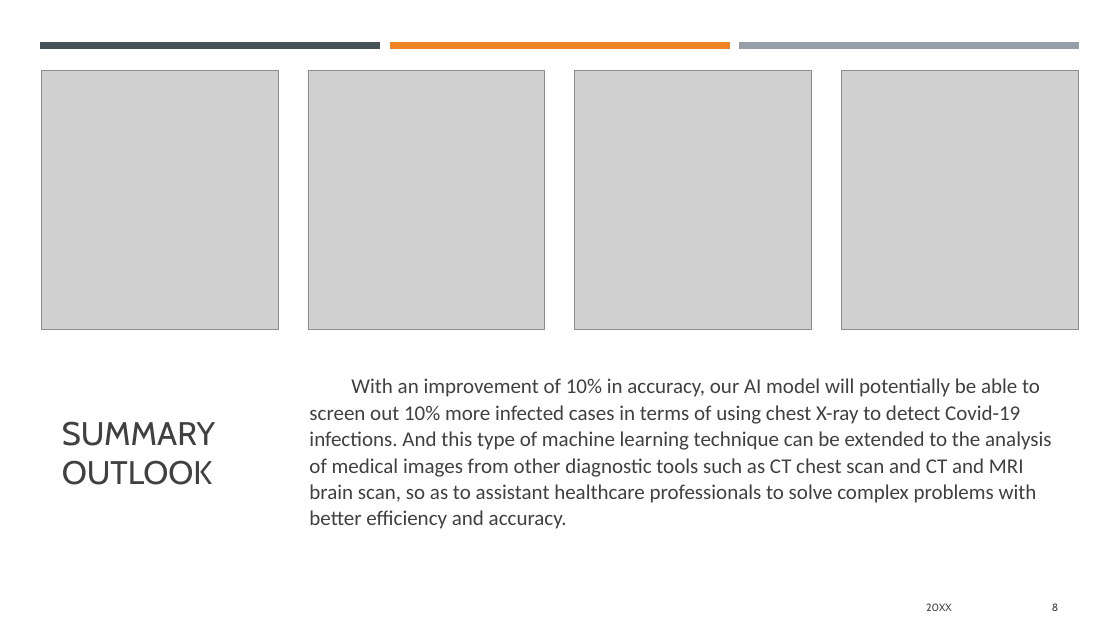
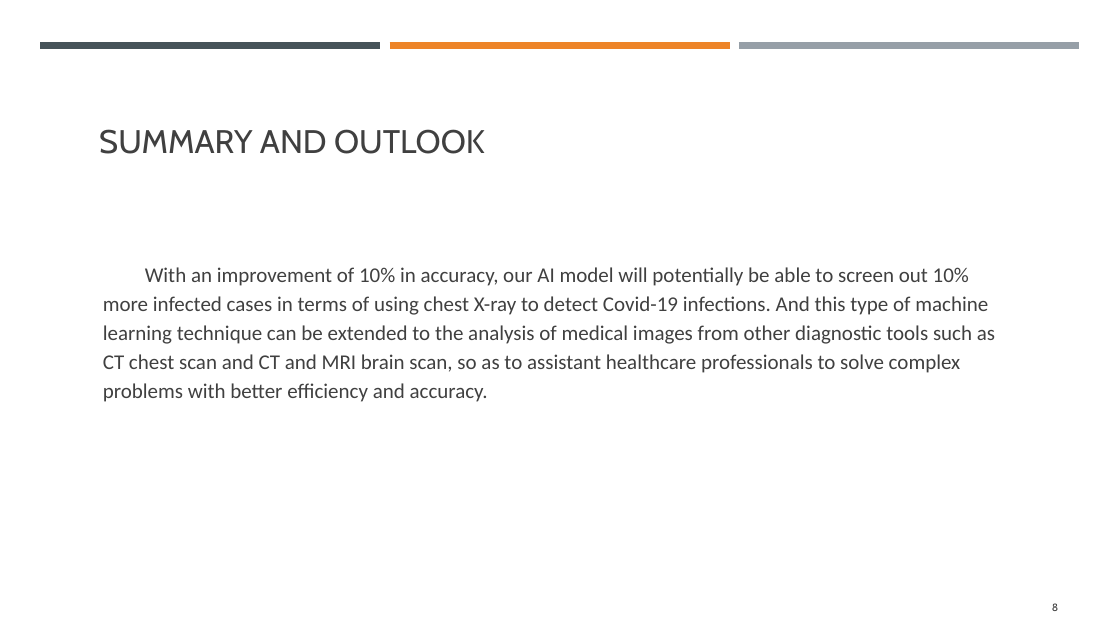
Before and after one commit to Super-gecko/CNN-classification-X-ray, a slide deck: slide 8 of Application of deep leaning in Recognizing Covid-19 infection.pptx. Drawn at 1120x630 pixels with LibreOffice and Linux fonts; fonts in the diff are those of the drawing; grey boxes stand for pictures. Boxes give left, top, right and bottom in pixels: in the first picture for what was removed or moved away, otherwise in the second. Text is boxed around its words. In the diff, an @@ line names an element or a change of style, - is before the commit and + after.

```diff
--- a/Application of deep leaning in Recognizing Covid-19 infection.pptx
+++ b/Application of deep leaning in Recognizing Covid-19 infection.pptx
@@ picture removed at box(41, 71, 278, 329) @@
@@ picture removed at box(308, 71, 545, 329) @@
@@ picture removed at box(575, 71, 812, 329) @@
@@ picture removed at box(842, 71, 1079, 329) @@
@@ title at box(99, 129, 485, 154): text changed @@
-SUMMARY OUTLOOK
+SUMMARY AND OUTLOOK
@@ text "With an improvement of 10% ...": place and size @@
-text "With an improvement of 10% ..." at box(309, 378, 1051, 529)
+text "With an improvement of 10% ..." at box(103, 267, 995, 402)
@@ text "With an improvement of 10% ..." at box(103, 267, 995, 402): line spacing 1.05 to 1.15 @@
@@ text removed at box(926, 603, 952, 611) @@
-20XX
```
Also in this commit, not shown: 6 other slides changed.
